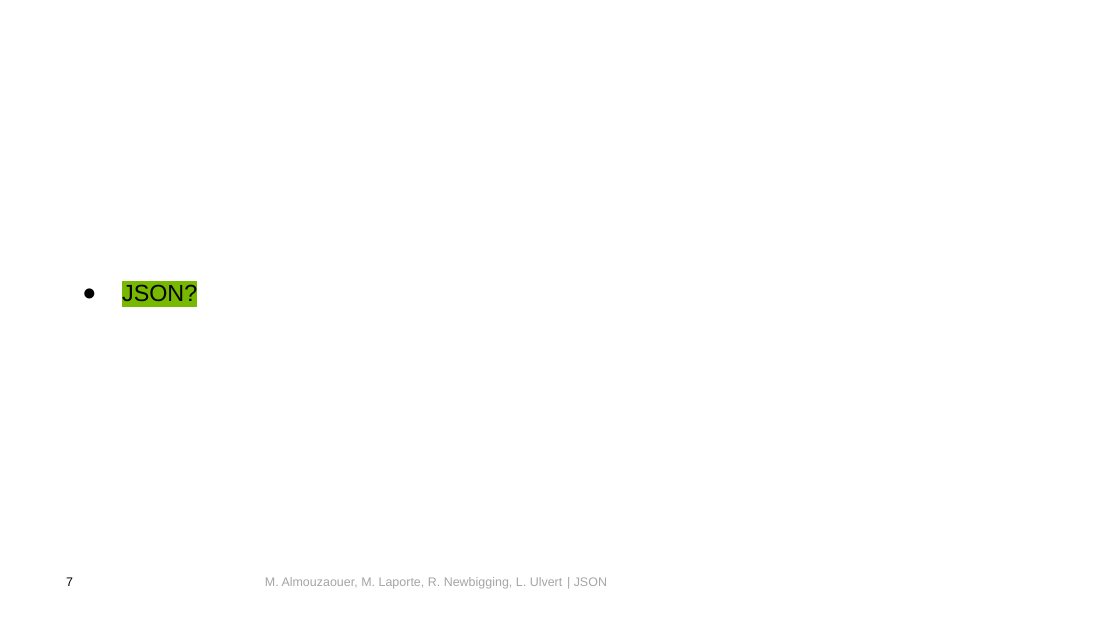
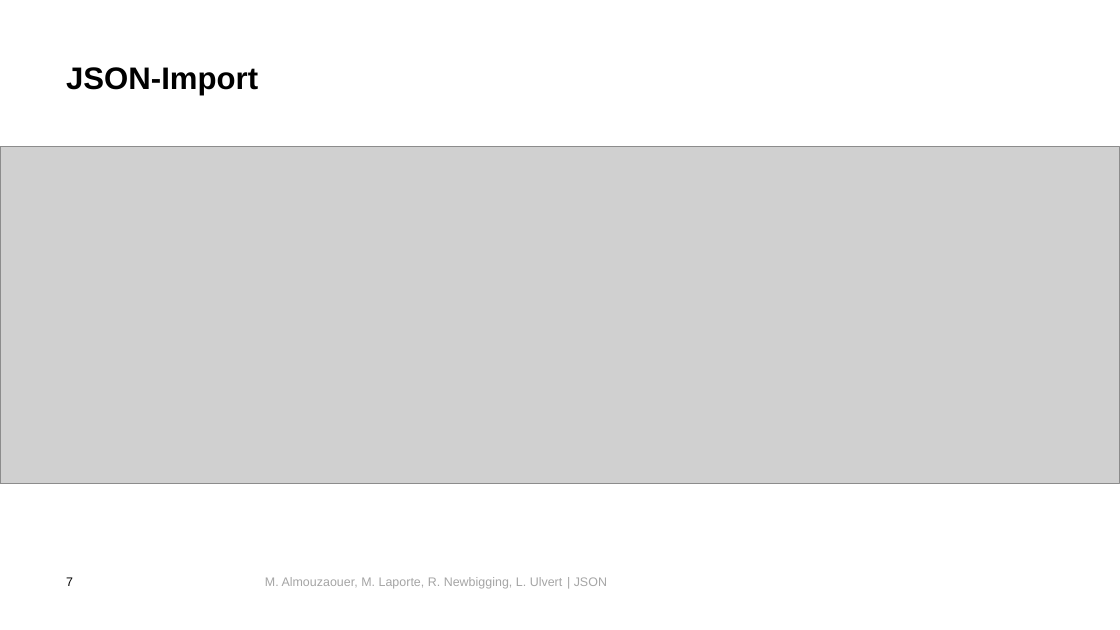
Before and after one commit to Mo123D/Louvre, a slide deck: slide 7 of Pitch_G6_Louvre1.pptx. Drawn at 1120x630 pixels with LibreOffice and Linux fonts; fonts in the diff are those of the drawing; grey boxes stand for pictures; background and template pictures are left out. Boxes give left, top, right and bottom in pixels: in the first picture for what was removed or moved away, otherwise in the second. Text is boxed around its words. In the diff, an @@ line names an element or a change of style, - is before the commit and + after.

```diff
--- a/Pitch_G6_Louvre1.pptx
+++ b/Pitch_G6_Louvre1.pptx
@@ title added at <box>66,67,258,95</box>, 20 pt, text #000000, bold @@
+JSON-Import
@@ picture added at <box>0,147,1120,484</box> @@
@@ text removed at <box>122,284,197,301</box> @@
-● JSON?
```
Also in this commit, not shown: 1 slide added.
